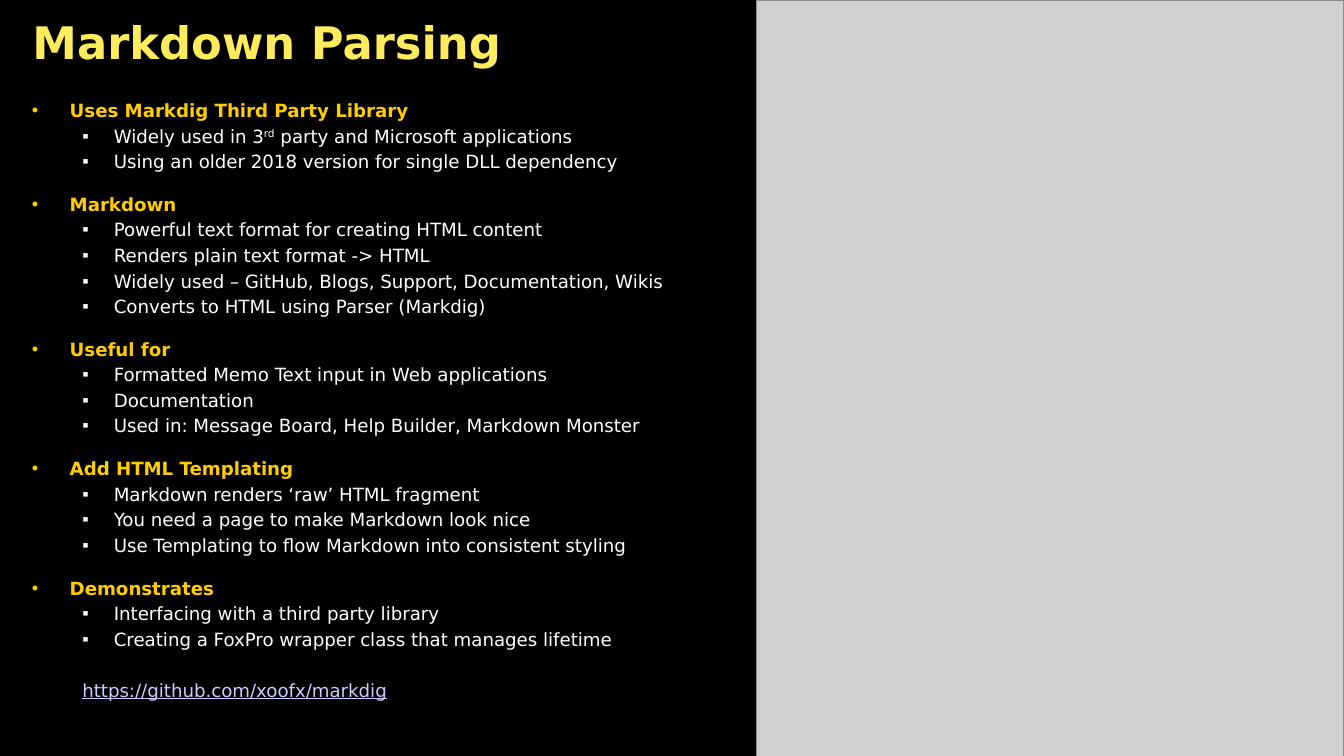
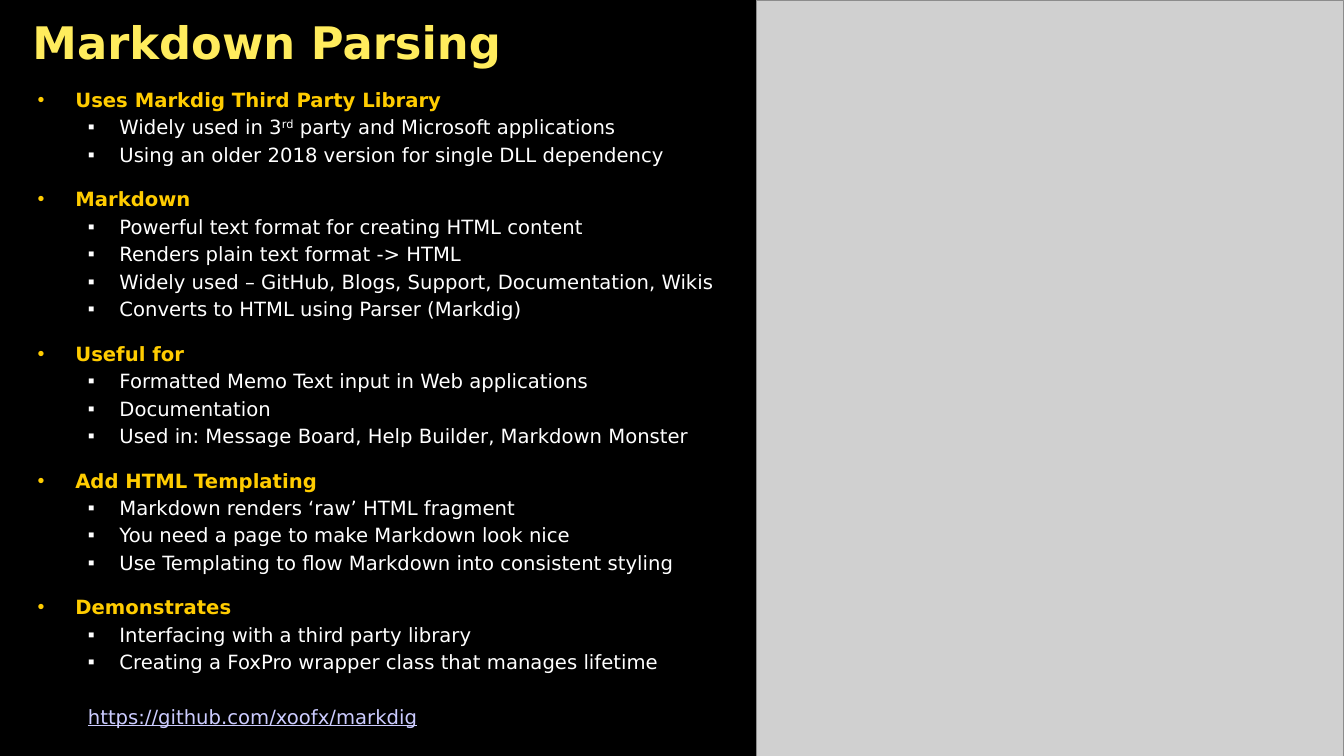
Before and after one commit to RickStrahl/swfox2024-wwdotnetbridge-revisited, a slide deck: slide 10 of Documents/Strahl-swFox2024-wwDotnetBridge-Revisited.pptx. Drawn at 1344x756 pixels with LibreOffice and Linux fonts; fonts in the diff are those of the drawing; grey boxes stand for pictures; background and template pictures are left out. Boxes give left, top, right and bottom in pixels: in the first picture for what was removed or moved away, otherwise in the second. Text is boxed around its words. In the diff, an @@ line names an element or a change of style, - is before the commit and + after.

```diff
--- a/Documents/Strahl-swFox2024-wwDotnetBridge-Revisited.pptx
+++ b/Documents/Strahl-swFox2024-wwDotnetBridge-Revisited.pptx
@@ text "Uses Markdig Third Party Library": place and size @@
-text "Uses Markdig Third Party Library" at [70, 103, 663, 650]
+text "Uses Markdig Third Party Library" at [75, 92, 713, 728]
@@ text "Uses Markdig Third Party Library" at [75, 92, 713, 728]: size 13 to 14 pt @@
```
Also in this commit, not shown: 14 other slides changed, 24 other files.
